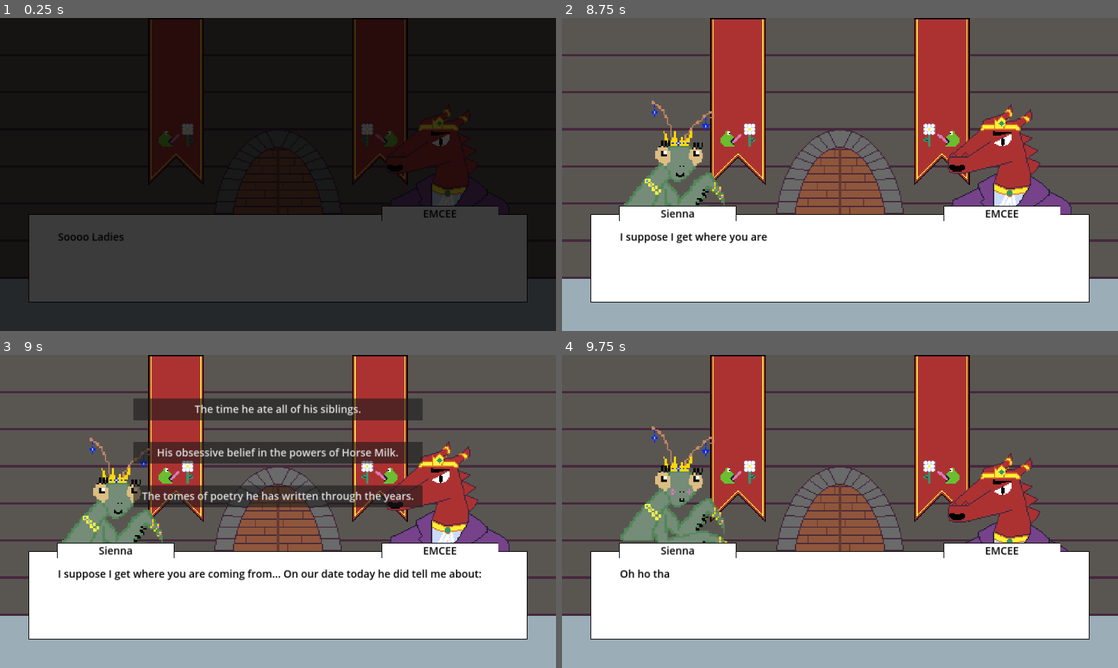
Above: before the commit, frames 1-4 (two rows, left to right).
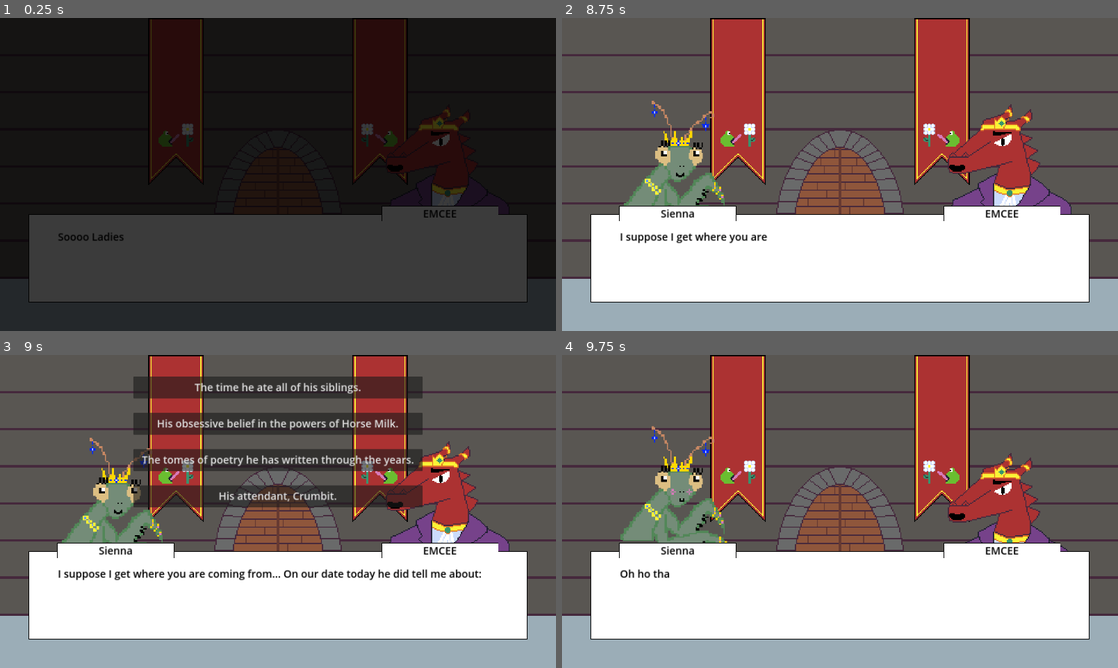
Above: after the commit, the same moments.

Repository: macpheedj/gmtk23
Game: Godot game, scene res://GossipPhase1.tscn
Same seed, same stepped clock (60 frames per second), same inputs: the game is played once before the commit and once after it. This scene is started directly instead of the project's main scene.
Inputs (mouse positions are in pixels of both pictures, inside the frame that each line leads up to):
- Up to frame 1 (0.25 s): no input
- Up to frame 2 (8.75 s): tap Enter (text_advance) at 0.5, 0.6, 1.35, 2.1, 2.75, 2.85, 3.6, 4.25, 4.35, 5.1, 5.85, 6.6, 7.35, 8.1 s; move the mouse to (962, 158) at 0.52 s; tap Space at 1.25, 3.5, 5 s; move the mouse to (728, 190) at 1.27 s; move the mouse to (895, 105) at 2.02 s; move the mouse to (812, 237) at 2.77 s; move the mouse to (1006, 221) at 3.52 s; move the mouse to (673, 127) at 4.27 s; move the mouse to (867, 174) at 5.02 s; move the mouse to (756, 96) at 5.77 s; move the mouse to (962, 158) at 6.52 s; move the mouse to (728, 190) at 7.27 s; move the mouse to (895, 105) at 8.02 s
- Up to frame 3 (9 s): move the mouse to (250, 574) at 8.77 s; tap Enter (text_advance) at 8.85 s
- Up to frame 4 (9.75 s): click "The time he ate all of his si…" at 9.5 s

Frames 1-2 are identical in both runs. In frame 3, 12% of the frame differs, in the area x 24-76%, y 6-48%; in frame 4, nothing differs.

Commit message:
add 4th options on first goss, fixed prompt button layout

Diff:
--- a/Dialogue/gossip_phase_1.json
+++ b/Dialogue/gossip_phase_1.json
@@ -51,7 +51,8 @@
         "prompts": [
             "The time he ate all of his siblings.",
             "His obsessive belief in the powers of Horse Milk.",
-            "The tomes of poetry he has written through the years."
+            "The tomes of poetry he has written through the years.",
+            "His attendant, Crumbit."
         ],
         "responses": [
             {
@@ -68,6 +69,11 @@
                 "speaker": "Sienna",
                 "portrait": "sienna_upset",
                 "message": "Surely you jest? You must have misunderstood him, you should really take this more seriously EMCEE. The Gog I know is a much stronger, fiercer man."
+            },
+            {
+                "speaker": "Sienna",
+                "portrait": "sienna_default",
+                "message": "He talked to you about his attendant? Hahaha look out EMCEE I fear our prince might be trying to set you up! He probably can tell you lack the strength and cut throat nature to run a country."
             }
         ]
     },
@@ -88,7 +94,8 @@
         "prompts": [
             "All the in-depth details of his fratricidal vorescapades. I know all the names... and textures...",
             "The never-ending list of health benefits offered by consuming Pounds of Horse Milk",
-            "The fact that I haven't even begun to exhaust the poetry he recited for me."
+            "The fact that I haven't even begun to exhaust the poetry he recited for me.",
+            "How Crumbit sleeps in a foot locker by the princes bed in case he is needed at night."
         ],
         "responses": [
             {
@@ -104,7 +111,12 @@
             {
                 "speaker": "Chessa",
                 "portrait": "chessa_blush",
-                "message": "Now you are speaking my language... the language of love! The first time I read INSERT_POEM_JOKE_HERE, I immediately understood what it meant to [i]truly [b]feel[/b][/i]. The depth to the piece was so immense that I felt as if I could drown."
+                "message": "Now you are speaking my language... the poetic language of love! The first time I read Mouser's \"The Ratebury Tales,\" I immediately understood what it meant to [i]truly [b]feel[/b][/i]. The depth to the piece was so immense that I felt as if I could drown."
+            },
+            {
+                "speaker": "Chessa",
+                "portrait": "chessa_default",
+                "message": "He told you a shocking amount about his butler... I feel sorry for you EMCEE. In our date, he told me tales that made me fall for him immediately. My Gog was deeper than the vastest ocean."
             }
         ]
     },
@@ -120,7 +132,8 @@
         "prompts": [
             "Jerome getting stuck in his throat due to an \"Unwieldy Tail Bone\"",
             "The fact that Horse Milk is far more viscous than other milks.",
-            "Starting most of his poems with \"there once was a man from Mucktucket...\""
+            "Starting most of his poems with \"there once was a man from Mucktucket...\"",
+            "I swear he would call him “Crumpet” sometimes..."
         ],
         "responses": [
             {
@@ -136,7 +149,12 @@
             {
                 "speaker": "Wilhelmina",
                 "portrait": "wilhelmina_angry",
-                "message": "EMCEE I finished schooling and never looked back, no need for poetry and philosophy. I'm more interested in his upbringing and making sure his background meets my needs."
+                "message": "EMCEE, I finished schooling and never looked back, no need for poetry and philosophy. I'm more interested in his upbringing and making sure his background meets my needs."
+            },
+            {
+                "speaker": "Wilhelmina",
+                "portrait": "wilhelmina_default",
+                "message": "EMCEE, having an attendant is important for [i]any[/i] member of the royalty, little though I care for... Crambot? I want to know more about the prince's upbringing, and making sure his background meets my needs."
             }
         ]
     },
--- a/Dialogue/test.json
+++ b/Dialogue/test.json
@@ -16,7 +16,8 @@
         "prompts": [
             "Hello there",
             "I didn't see you there",
-            "You are here, it seems"
+            "You are here, it seems",
+            "(yoda voice) Here, you are"
         ],
         "responses": [
             {
@@ -33,6 +34,11 @@
                 "speaker": "Chessa",
                 "portrait": "chessa_default",
                 "message": "Fart butt fart butt"
+            },
+            {
+                "speaker": "Chessa",
+                "portrait": "chessa_default",
+                "message": "club soda"
             }
         ]
     },
--- a/conversation.gd
+++ b/conversation.gd
@@ -105,7 +105,7 @@
 	previousSpeaker = dialogue.speaker
 
 func togglePrompts():
-	for prompt in [$Prompt1, $Prompt2, $Prompt3]:
+	for prompt in [$Prompt1, $Prompt2, $Prompt3, $Prompt4]:
 		prompt.visible = not prompt.visible
 		prompt.disabled = not prompt.disabled
 
@@ -115,6 +115,7 @@
 	$Prompt1.text = prompts[0]
 	$Prompt2.text = prompts[1]
 	$Prompt3.text = prompts[2]
+	$Prompt4.text = prompts[3]
 	togglePrompts()
 
 
@@ -166,3 +167,9 @@
 	awaitingPrompt = false
 	togglePrompts()
 	displayNextMessage(dialogues[dialogueIndex].responses[2])
+
+
+func _on_prompt_4_pressed():
+	awaitingPrompt = false
+	togglePrompts()
+	displayNextMessage(dialogues[dialogueIndex].responses[3])
--- a/conversation.tscn
+++ b/conversation.tscn
@@ -98,30 +98,67 @@
 [node name="Prompt1" type="Button" parent="."]
 visible = false
 light_mask = 3
+anchors_preset = 8
+anchor_left = 0.5
+anchor_top = 0.5
+anchor_right = 0.5
+anchor_bottom = 0.5
 offset_left = 460.0
-offset_top = 150.0
+offset_top = 75.0
 offset_right = 1460.0
-offset_bottom = 225.0
+offset_bottom = 150.0
+grow_horizontal = 2
+grow_vertical = 2
 theme_override_font_sizes/font_size = 36
 disabled = true
 
 [node name="Prompt2" type="Button" parent="."]
 visible = false
 light_mask = 3
+anchors_preset = 8
+anchor_left = 0.5
+anchor_top = 0.5
+anchor_right = 0.5
+anchor_bottom = 0.5
 offset_left = 460.0
-offset_top = 300.0
+offset_top = 200.0
 offset_right = 1460.0
-offset_bottom = 375.0
+offset_bottom = 275.0
+grow_horizontal = 2
+grow_vertical = 2
 theme_override_font_sizes/font_size = 36
 disabled = true
 
 [node name="Prompt3" type="Button" parent="."]
 visible = false
 light_mask = 3
+anchors_preset = 8
+anchor_left = 0.5
+anchor_top = 0.5
+anchor_right = 0.5
+anchor_bottom = 0.5
+offset_left = 460.0
+offset_top = 325.0
+offset_right = 1460.0
+offset_bottom = 400.0
+grow_horizontal = 2
+grow_vertical = 2
+theme_override_font_sizes/font_size = 36
+disabled = true
+
+[node name="Prompt4" type="Button" parent="."]
+visible = false
+anchors_preset = 8
+anchor_left = 0.5
+anchor_top = 0.5
+anchor_right = 0.5
+anchor_bottom = 0.5
 offset_left = 460.0
 offset_top = 450.0
 offset_right = 1460.0
 offset_bottom = 525.0
+grow_horizontal = 2
+grow_vertical = 2
 theme_override_font_sizes/font_size = 36
 disabled = true
 
@@ -132,3 +169,4 @@
 [connection signal="pressed" from="Prompt1" to="." method="_on_prompt_1_pressed"]
 [connection signal="pressed" from="Prompt2" to="." method="_on_prompt_2_pressed"]
 [connection signal="pressed" from="Prompt3" to="." method="_on_prompt_3_pressed"]
+[connection signal="pressed" from="Prompt4" to="." method="_on_prompt_4_pressed"]
